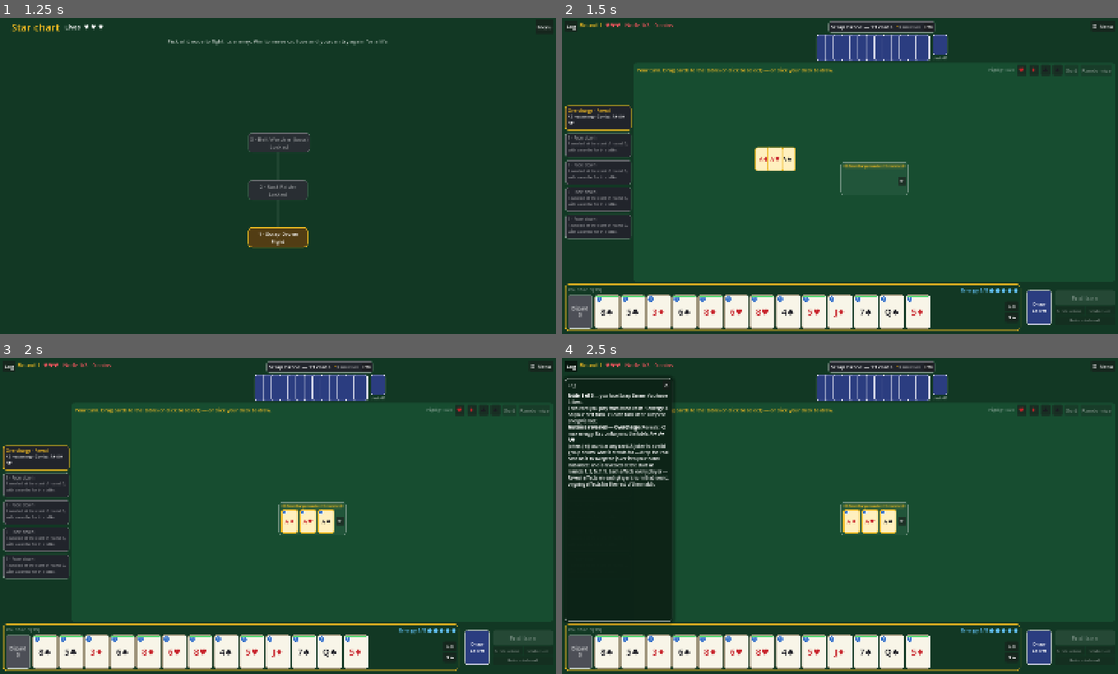
Above: before the commit, frames 1-4 (two rows, left to right).
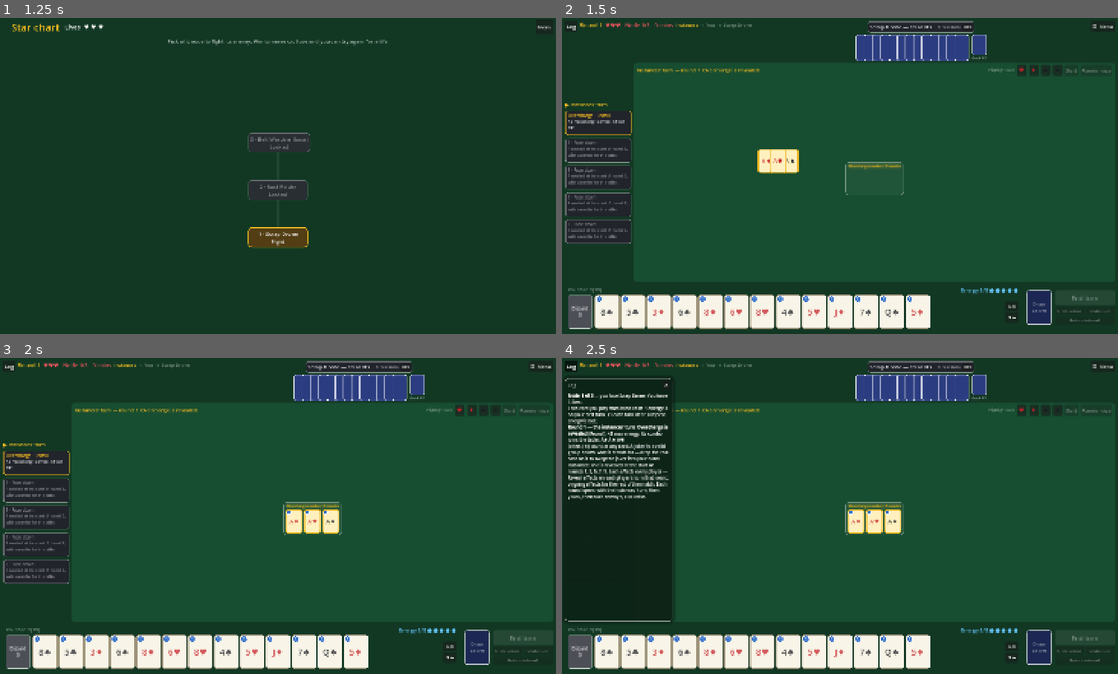
Above: after the commit, the same moments.

Repository: batsling/Machiavelli-Roguelike
Game: Godot game, scene res://scenes/main.tscn
Two runs of this game, one before a commit and one after it. Both use one fixed random seed, a clock stepped at 60 frames per second and the inputs below.
Inputs:
- Up to frame 1 (1.25 s): click "New run" at 0.5 s
- Up to frame 2 (1.5 s): click "1 · Scrap Drone Fight" at 1.25 s
- Up to frame 3 (2 s): no input
- Up to frame 4 (2.5 s): click "Log" at 2 s

Frame 1 is identical in both runs. In frame 2, 6.9% of the frame differs, in the area x 0-88%, y 0-100%; in frame 3, 7.0%; in frame 4, 5.6%.

Commit message:
Rounds open with the instances' turn; enemies seated clockwise
- GameManager._instance_turn opens every round before the first player:
  Ongoing table effects run and the scheduled instance turns up, with an
  instance_turn_played signal (also in rounds where nothing turns up).
  Matches with no instances skip it.
- The UI shows that turn before yours: the turn order strip in the top bar
  (Instances → You → enemies) lights Instances, the instances column heading
  reads Instances' turn, the status line says what happened, and nobody can
  act until the reveal has played out.
- Enemies sit clockwise in turn order: one opposite you; two left then top;
  three left, top, right.
- Smoke test checks the round order (instances, P0, P1) and that games
  without instances have no instances' turn.

Co-Authored-By: Claude Opus 5.5 <noreply@anthropic.com>
Claude-Session: https://claude.ai/code/session_01JkpzdrF161ZC3sntk3xuMg

Diff:
--- a/scripts/engine/game_manager.gd
+++ b/scripts/engine/game_manager.gd
@@ -55,6 +55,9 @@
 signal game_over(winners: Array)
 ## An instance was turned face up (see MatchInstance).
 signal instance_revealed(instance: MatchInstance)
+## The instances took their turn, which opens every round (before the first
+## player): `revealed` is the instance that turned up, or null for none.
+signal instance_turn_played(round: int, revealed: MatchInstance)
 ## Cards left a player's hand for their deck's discard pile because of an instance.
 signal cards_discarded(player: PlayerState, cards: Array[Card])
 ## A player handed cards from their hand to another player's hand (the Gift instance).
@@ -80,8 +83,10 @@
 var players: Array[PlayerState] = []
 var board := Board.new()
 var turn_index := 0
-## The current round of play: every player takes one turn per round, and the
-## count ticks up each time play wraps back to the first player (turn_index 0).
+## The current round of play. A round is the instances' turn (when the match
+## has instances, see _instance_turn), then one turn per player in seat order —
+## you, then each enemy clockwise around the table. The count ticks up each time
+## play wraps back to the first player (turn_index 0).
 ## Starts at 1 the moment the game is dealt. This is the table's own round
 ## counter, distinct from the run's map progress (which enemy you face).
 var round_number := 1
@@ -200,6 +205,7 @@
 			p.hand.append(c)
 		players.append(p)
 	_count_copies()
+	_instance_turn()
 	_begin_turn()
 
 func current_player() -> PlayerState:
@@ -1204,20 +1210,35 @@
 	board_changed.emit()
 	return e
 
-## Instance effects at the start of `p`'s turn: a new round may turn the next
-## instance up (and runs every Ongoing instance's table commands), then each
-## Ongoing instance's player commands run, and each Reveal instance revealed this
-## round runs its player commands for `p`. A `choose` stops the run there as a
-## pending choice; the rest continues once it is resolved.
+## The instances' turn, which opens every round before the first player's turn:
+## every Ongoing instance's table commands run, then the next face-down
+## instance turns up if this round is on the schedule (running a Reveal
+## instance's table commands). Emits instance_turn_played — even in a round
+## where nothing turns up, so the UI can show the turn. A match with no
+## instances at all (the sandbox) has no instances' turn.
+func _instance_turn() -> void:
+	if instance_deck.is_empty() and revealed_instances.is_empty():
+		return
+	for e in revealed_instances:
+		if e.is_ongoing():
+			_run_table_commands(e)
+	var revealed: MatchInstance = null
+	if not instance_deck.is_empty() \
+			and revealed_instances.size() < instance_rounds.size() \
+			and instance_rounds[revealed_instances.size()] <= round_number:
+		revealed = _reveal(instance_deck.pop_front())
+	instance_turn_played.emit(round_number, revealed)
+
+## True when this match has instances, so each round opens with their turn.
+func has_instance_turn() -> bool:
+	return not instance_deck.is_empty() or not revealed_instances.is_empty()
+
+## Instance effects at the start of `p`'s turn (the instances' own turn has
+## already opened the round): each Ongoing instance's player commands run, and
+## each Reveal instance revealed this round runs its player commands for `p`. A
+## `choose` stops the run there as a pending choice; the rest continues once it
+## is resolved.
 func _start_of_turn_instances(p: PlayerState) -> void:
-	if turn_index == 0:
-		for e in revealed_instances:
-			if e.is_ongoing():
-				_run_table_commands(e)
-		if not instance_deck.is_empty() \
-				and revealed_instances.size() < instance_rounds.size() \
-				and instance_rounds[revealed_instances.size()] <= round_number:
-			_reveal(instance_deck.pop_front())
 	_instance_queue.clear()
 	for e in revealed_instances:
 		if e.is_ongoing() or e.revealed_round == round_number:
@@ -1339,9 +1360,10 @@
 	if not drawn.is_empty():
 		cards_drawn.emit(p, drawn)
 
-## An instance's table commands (destroy). Destroyed cards go to their deck's
-## discard pile; a combo card (from no one's deck) goes to the discard pile of
-## the player whose turn it is, and is theirs from then on.
+## An instance's table commands (destroy), run on the instances' turn.
+## Destroyed cards go to their deck's discard pile; a combo card (from no one's
+## deck) goes to the discard pile of the player who acts first in the round,
+## and is theirs from then on.
 func _run_table_commands(e: MatchInstance) -> void:
 	for eff in e.effects:
 		if eff.verb != InstanceEffect.Verb.DESTROY_COMBO or board.melds.is_empty():
@@ -1501,9 +1523,11 @@
 	if is_game_over:
 		return
 	turn_index = (turn_index + 1) % players.size()
-	# Wrapping back to the first player opens a fresh round of play.
+	# Wrapping back to the first player opens a fresh round of play, which
+	# starts with the instances' turn.
 	if turn_index == 0:
 		round_number += 1
+		_instance_turn()
 	_begin_turn()
 
 func _end_game(winners: Array) -> void:
--- a/scripts/ui/main_ui.gd
+++ b/scripts/ui/main_ui.gd
@@ -19,9 +19,11 @@
 ## and apply from the next match; vanilla sandbox settings never touch a run.
 ##
 ## Table layout: you sit at the bottom; opponents sit around the table showing
-## the backs of their cards. The first enemy sits directly opposite you at the
-## top, the second on the left, and a fourth player (when one exists) sits on
-## the right — at most 4 seats in total. Backs overlap more as a hand grows so
+## the backs of their cards, seated clockwise in turn order (TableView.
+## clockwise_seats): one enemy sits opposite you at the top; with two, the first
+## sits on the left and the second at the top; with three, left, top, right —
+## at most 4 seats in total. A round runs the instances' turn (when the match
+## has instances), then you, then each enemy clockwise. Backs overlap more as a hand grows so
 ## every seat always fits on screen. A card whose status shows through its back —
 ## a glass card (see-through, shown face-up) or a slimed one (its green splotch
 ## on the back) — is readable right in the seat and on top of your deck; when an
@@ -143,6 +145,15 @@
 var hint_new_group := false
 var hover_hint_card: Card = null
 var ai_running := false
+## True while the instances' turn is being shown at the start of a round (see
+## _play_instance_turn): the board is on screen but no one may act yet.
+var instance_phase_running := false
+## How long the instances' turn stays on screen (seconds) — longer when an
+## instance turns up, so its combo can fly in. 0 skips the pause (tests).
+var instance_turn_time := 1.4
+# The instances' turn the engine just played and the UI has yet to show:
+# {"round": int, "revealed": MatchInstance or null}, or {}.
+var _pending_instance_turn := {}
 # Bumped on every new game so a suspended AI coroutine from the previous game
 # notices on resume and bails out instead of acting on the fresh state.
 var game_generation := 0
@@ -167,6 +178,8 @@
 var round_label: Label
 ## Lives and map progress in the top bar during a run (hidden in sandbox).
 var lives_label: Label
+## The round's turn order in the top bar, the one acting now lit (TableView).
+var turn_order_row: HBoxContainer
 ## The public top card of your deck (glass, slimed, Open Decks), beside the pile.
 var stock_top_slot: HBoxContainer
 ## The match's instances (see MatchInstance), between the top bar and the felt.
@@ -242,6 +255,7 @@
 	gm.player_passed.connect(_on_player_passed)
 	gm.game_over.connect(_on_game_over)
 	gm.instance_revealed.connect(_on_instance_revealed)
+	gm.instance_turn_played.connect(_on_instance_turn_played)
 	gm.cards_discarded.connect(_on_cards_discarded)
 	gm.cards_given.connect(_on_cards_given)
 	gm.coins_gained.connect(_on_coins_gained)
@@ -260,6 +274,8 @@
 func _new_game() -> void:
 	game_generation += 1
 	_instance_flights.clear()
+	_pending_instance_turn = {}
+	instance_phase_running = false
 	selected.clear()
 	highlighted.clear()
 	ai_running = false
@@ -324,8 +340,6 @@
 		# Dealt after the enemy's mechanics so combo cards keep their effects.
 		gm.deal_starting_melds()
 		_log("Starting combos: every player begins with a random group on the table.")
-	_set_status("Your turn. Drag cards to the table (or click to select) — "
-		+ "or click your deck to draw.")
 	if jokers_in:
 		_log("Jokers (★) count as any card. A joker in a valid group shows what "
 			+ "it stands for — drop the real card on it to swap the joker into your hand.")
@@ -336,9 +350,50 @@
 		_log("Instances: one is revealed at the start of rounds %s. Each affects "
 			% ", ".join(gm.instance_rounds.map(func(r: int) -> String: return str(r)))
 			+ "every player — Reveal effects on each player's turn that round, "
-			+ "ongoing effects for the rest of the match.")
+			+ "ongoing effects for the rest of the match. Each round opens with "
+			+ "the instances' turn, then yours, then each enemy's, clockwise.")
+	_refresh()
+	_start_human_turn("Your turn. Drag cards to the table (or click to select) — "
+		+ "or click your deck to draw.")
+
+## Your turn is starting: first show the instances' turn that opened the round
+## (when there was one), then hand you the table with `status`.
+func _start_human_turn(status: String) -> void:
+	var gen := game_generation
+	await _play_instance_turn()
+	if gen != game_generation or gm.is_game_over:
+		return
+	_set_status(status)
 	_prompt_pending_choice()
 	_refresh()
+
+## Show the instances' turn the engine just played, before you act: the turn
+## order lights "Instances", the status line says what happened, and any
+## instance that turned up flies its combo in. Nobody can act until it is over.
+func _play_instance_turn() -> void:
+	if _pending_instance_turn.is_empty():
+		return
+	var info := _pending_instance_turn
+	_pending_instance_turn = {}
+	if instance_turn_time <= 0.0:
+		return
+	var gen := game_generation
+	var revealed: MatchInstance = info["revealed"]
+	instance_phase_running = true
+	_set_status("Instances' turn — round %d: %s" % [info["round"],
+		"%s is revealed." % revealed.title if revealed != null
+			else "nothing new turns up; the instances in play stay in force."])
+	_refresh()
+	await get_tree().create_timer(instance_turn_time if revealed != null
+		else instance_turn_time * 0.5).timeout
+	if gen != game_generation:
+		return
+	instance_phase_running = false
+
+func _on_instance_turn_played(round: int, revealed: MatchInstance) -> void:
+	_pending_instance_turn = {"round": round, "revealed": revealed}
+	if revealed == null:
+		_log("[b]Round %d — the instances' turn:[/b] nothing new turns up." % round)
 
 # --- Menu / dialogs / mode ----------------------------------------------------
 # The widget tree itself is assembled by MainUIBuilder at startup; what stays
@@ -693,7 +748,8 @@
 			selected.remove_at(i)
 
 func _is_human_turn() -> bool:
-	return not gm.is_game_over and not ai_running and gm.current_player() == gm.players[0]
+	return not gm.is_game_over and not ai_running and not instance_phase_running \
+		and gm.current_player() == gm.players[0]
 
 ## Cards in your hand are always usable on your turn. Table cards unlock once
 ## you have opened — except cards in a group staged from your own hand this
@@ -1315,11 +1371,10 @@
 			gm.draw_and_end_turn()
 		_refresh()
 	ai_running = false
+	_refresh()
 	if not gm.is_game_over:
-		_set_status("Your turn. Drag cards onto a group or empty felt — "
+		_start_human_turn("Your turn. Drag cards onto a group or empty felt — "
 			+ "or click to select, then use \"+ New group\".")
-		_prompt_pending_choice()
-	_refresh()
 
 # --- Instances -------------------------------------------------------------------
 
@@ -1362,8 +1417,9 @@
 ## move, and queue it to fly onto the felt from its instance panel on the next
 ## refresh, so the new group visibly arrives on the turn it is revealed.
 func _on_instance_revealed(instance: MatchInstance) -> void:
-	_log("[b]Instance revealed — %s[/b] (%s): %s Its combo joins the table: %s."
-		% [instance.title, instance.kind_label(), instance.text, instance.combo_label()])
+	_log("[b]Round %d — the instances' turn: %s is revealed[/b] (%s): %s "
+		% [gm.round_number, instance.title, instance.kind_label(), instance.text]
+		+ "Its combo joins the table: %s." % instance.combo_label())
 	for c in instance.combo:
 		highlighted[c] = true
 	_instance_flights.append(instance)
--- a/scripts/ui/main_ui_builder.gd
+++ b/scripts/ui/main_ui_builder.gd
@@ -62,6 +62,13 @@
 	ui.lives_label.add_theme_font_size_override("font_size", 18)
 	ui.lives_label.add_theme_color_override("font_color", UITheme.COL_LIFE)
 	top_bar.add_child(ui.lives_label)
+	# The round's turn order (Instances → You → each enemy, clockwise), with
+	# whoever is acting lit; refresh_seats fills it.
+	ui.turn_order_row = HBoxContainer.new()
+	ui.turn_order_row.size_flags_vertical = Control.SIZE_SHRINK_BEGIN
+	ui.turn_order_row.add_theme_constant_override("separation", 6)
+	ui.turn_order_row.mouse_filter = Control.MOUSE_FILTER_STOP
+	top_bar.add_child(ui.turn_order_row)
 	var top_pad_left := Control.new()
 	top_pad_left.size_flags_horizontal = Control.SIZE_EXPAND_FILL
 	top_bar.add_child(top_pad_left)
--- a/scripts/ui/table_view.gd
+++ b/scripts/ui/table_view.gd
@@ -17,45 +17,85 @@
 func setup(ui: MainUI) -> void:
 	_ui = ui
 
-## Seat opponents around the table: players[1] opposite you, players[2] on the
-## left, players[3] on the right. Unused seats collapse.
+## Seat opponents around the table in turn order, going clockwise from you
+## (you sit at the bottom): one enemy sits opposite you; two sit left, then
+## opposite; three sit left, opposite, then right. Unused seats collapse.
 func refresh_seats() -> void:
 	var gm := _ui.gm
 	# Rebuilding the seats frees the card backs any open hand reveal was tied to,
 	# so drop the reveal; re-entering a seat brings it back.
 	_ui._hide_opponent_hand()
 	_ui.opponent_backs.clear()
-	var seats: Array = [_ui.seat_top, _ui.seat_left, _ui.seat_right]
 	var seated_players := mini(gm.players.size(), MainUI.MAX_PLAYERS)
-	for i in seats.size():
-		var seat: VBoxContainer = seats[i]
+	var order := clockwise_seats(seated_players - 1)
+	for seat: VBoxContainer in [_ui.seat_top, _ui.seat_left, _ui.seat_right]:
 		_ui._clear_children(seat)
-		var player_index := i + 1
-		if player_index >= seated_players:
-			seat.visible = false
-			continue
-		seat.visible = true
+		seat.visible = order.has(seat)
+	for k in order.size():
+		var seat: VBoxContainer = order[k]
+		var player_index := k + 1
+		var top := seat == _ui.seat_top
 		var p := gm.players[player_index]
 		var chip := _make_player_chip(p, player_index)
 		chip.size_flags_horizontal = Control.SIZE_SHRINK_CENTER
 		seat.add_child(chip)
 		# Their hand with their own deck beside it: to the right of the cards in
 		# the seat opposite you, underneath them in a side seat.
-		var hand_row: BoxContainer = HBoxContainer.new() if i == 0 else VBoxContainer.new()
+		var hand_row: BoxContainer = HBoxContainer.new() if top else VBoxContainer.new()
 		hand_row.add_theme_constant_override("separation", 10)
 		hand_row.size_flags_horizontal = Control.SIZE_SHRINK_CENTER
 		seat.add_child(hand_row)
-		var backs := _make_card_backs(p, player_index, i == 0)
+		var backs := _make_card_backs(p, player_index, top)
 		backs.size_flags_horizontal = Control.SIZE_SHRINK_CENTER
 		hand_row.add_child(backs)
-		hand_row.add_child(_make_opponent_deck(p, UITheme.BACK_SIZE_TOP if i == 0
+		hand_row.add_child(_make_opponent_deck(p, UITheme.BACK_SIZE_TOP if top
 			else UITheme.BACK_SIZE_SIDE))
 		_ui.opponent_backs[p.player_id] = backs
 	_refresh_draw_pile()
 	_ui.round_label.text = "Round %d" % gm.round_number
+	_refresh_turn_order()
 	_refresh_lives()
 	_refresh_stock_top()
 	_refresh_instances()
+
+## The seats for `enemies` opponents, in turn order (clockwise from your seat at
+## the bottom).
+func clockwise_seats(enemies: int) -> Array:
+	match enemies:
+		0:
+			return []
+		1:
+			return [_ui.seat_top]
+		2:
+			return [_ui.seat_left, _ui.seat_top]
+	return [_ui.seat_left, _ui.seat_top, _ui.seat_right]
+
+## The round's turn order in the top bar — Instances (when the match has them),
+## You, then each enemy clockwise — with whoever is acting now lit in gold.
+func _refresh_turn_order() -> void:
+	var gm := _ui.gm
+	_ui._clear_children(_ui.turn_order_row)
+	var steps: Array[Dictionary] = []
+	if gm.has_instance_turn():
+		steps.append({"name": "Instances", "now": _ui.instance_phase_running})
+	for p in gm.players:
+		steps.append({"name": "You" if p == gm.players[0] else p.display_name,
+			"now": not _ui.instance_phase_running and not gm.is_game_over
+				and p == gm.current_player()})
+	for i in steps.size():
+		if i > 0:
+			var arrow := Label.new()
+			arrow.text = "→"
+			arrow.add_theme_color_override("font_color", Color(1, 1, 1, 0.35))
+			_ui.turn_order_row.add_child(arrow)
+		var step := Label.new()
+		step.text = steps[i]["name"]
+		step.add_theme_font_size_override("font_size", 15)
+		step.add_theme_color_override("font_color", UITheme.COL_CHIP_ACTIVE
+			if steps[i]["now"] else Color(1, 1, 1, 0.45))
+		_ui.turn_order_row.add_child(step)
+	_ui.turn_order_row.tooltip_text = "One round: the instances' turn, then yours, " \
+		+ "then each enemy's, clockwise around the table."
 
 ## The match's instances: a face-up panel per revealed instance (a Reveal instance
 ## dims once its round is over) and a face-down panel per instance still to come,
@@ -66,6 +106,17 @@
 	instance_panels.clear()
 	var upcoming := gm.upcoming_instances()
 	_ui.instances_row.visible = not gm.revealed_instances.is_empty() or not upcoming.is_empty()
+	# A heading that lights up while the instances take their turn.
+	var head := Label.new()
+	var acting := _ui.instance_phase_running
+	head.text = "▶ Instances' turn" if acting else "Instances"
+	head.add_theme_font_size_override("font_size", 16 if acting else 14)
+	head.add_theme_color_override("font_color",
+		UITheme.COL_CHIP_ACTIVE if acting else Color(1, 1, 1, 0.5))
+	head.tooltip_text = "The instances take the first turn of every round, " \
+		+ "before yours: the next one turns up on its round."
+	head.mouse_filter = Control.MOUSE_FILTER_STOP
+	_ui.instances_row.add_child(head)
 	for e in gm.revealed_instances:
 		var live := e.is_ongoing() or e.revealed_round == gm.round_number
 		var panel := _make_instance_panel(e.title, e.kind_label(),
--- a/tests/smoke_test.gd
+++ b/tests/smoke_test.gd
@@ -1407,6 +1407,37 @@
 		ok = false
 	gm.free()
 
+	# Round order: the instances' turn opens every round, before the first
+	# player's turn — even in rounds where nothing turns up. No instances, no turn.
+	var order: Array[String] = []
+	var ordered := GameManager.new()
+	ordered.start_energy = 3
+	ordered.instance_deck = [MatchInstance.named(&"surge"), MatchInstance.named(&"gift")] \
+		as Array[MatchInstance]
+	ordered.instance_rounds = [1, 3] as Array[int]
+	ordered.instance_turn_played.connect(func(r: int, e: MatchInstance) -> void:
+		order.append("I%d:%s" % [r, e.title if e != null else "-"]))
+	ordered.turn_started.connect(func(p: PlayerState) -> void: order.append(p.display_name))
+	ordered.setup(["P0", "P1"], 13, 5)
+	for _t in 5:
+		if ordered.has_pending_choice():
+			GreedyAI.resolve_instance_choice(ordered)
+		ordered.draw_and_end_turn()
+	if order != ["I1:Surge", "P0", "P1", "I2:-", "P0", "P1", "I3:Gift", "P0", "P1"]:
+		printerr("instances: rounds should run instances, P0, P1 — got %s" % str(order))
+		ok = false
+	ordered.free()
+	var no_turn := false
+	var sandbox := GameManager.new()
+	sandbox.instance_turn_played.connect(func(_r: int, _e: MatchInstance) -> void: no_turn = true)
+	sandbox.setup(["P0", "P1"], 13, 5)
+	sandbox.draw_and_end_turn()
+	sandbox.draw_and_end_turn()
+	if no_turn or sandbox.has_instance_turn():
+		printerr("instances: a game with no instances should have no instances' turn")
+		ok = false
+	sandbox.free()
+
 	# Cycle: a choice of 2 that blocks play until resolved, then discard 2, draw 2.
 	gm = _instance_gm([&"cycle"])
 	var p0 := gm.players[0]
--- a/tests/ui_mode_check.gd
+++ b/tests/ui_mode_check.gd
@@ -37,6 +37,8 @@
 		ok = false
 
 	# --- The first match ---------------------------------------------------------
+	# Show the instances' turn without its pause, so checks run straight away.
+	ui.instance_turn_time = 0.0
 	# Known instances, so the checks below don't depend on a random draw.
 	for id: StringName in [&"surge", &"extra_draw", &"open_decks", &"jackpot", &"overcharge"]:
 		ui.next_instances.append(MatchInstance.named(id))
@@ -119,9 +121,18 @@
 		printerr("a revealed instance's panel should be registered for its combo's flight")
 		ok = false
 
+	# --- The round: Instances, You, then the enemy --------------------------------
+	var steps := PackedStringArray()
+	for n in ui.turn_order_row.get_children():
+		if n is Label and (n as Label).text != "→":
+			steps.append((n as Label).text)
+	if steps != PackedStringArray(["Instances", "You", "Scrap Drone"]):
+		printerr("the turn order should read Instances → You → Scrap Drone, got %s" % steps)
+		ok = false
+
 	# --- Instances: five per match, one face up at the deal ------------------------
 	if gm.revealed_instances.size() != 1 or gm.upcoming_instances().size() != 4 \
-			or ui.instances_row.get_child_count() != 5 or not ui.instances_row.visible:
+			or ui.instances_row.get_child_count() != 6 or not ui.instances_row.visible:
 		printerr("a match should show 5 instances, 1 revealed at the deal")
 		ok = false
 	# Every hand card wears its energy cost; the discard pile and coin tag show.
Not shown, changed: README.md
